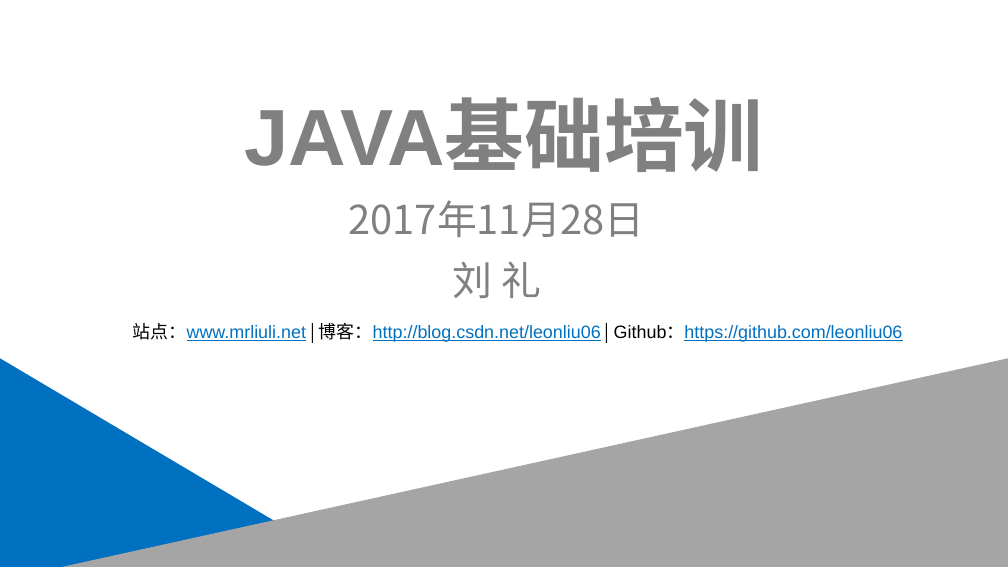
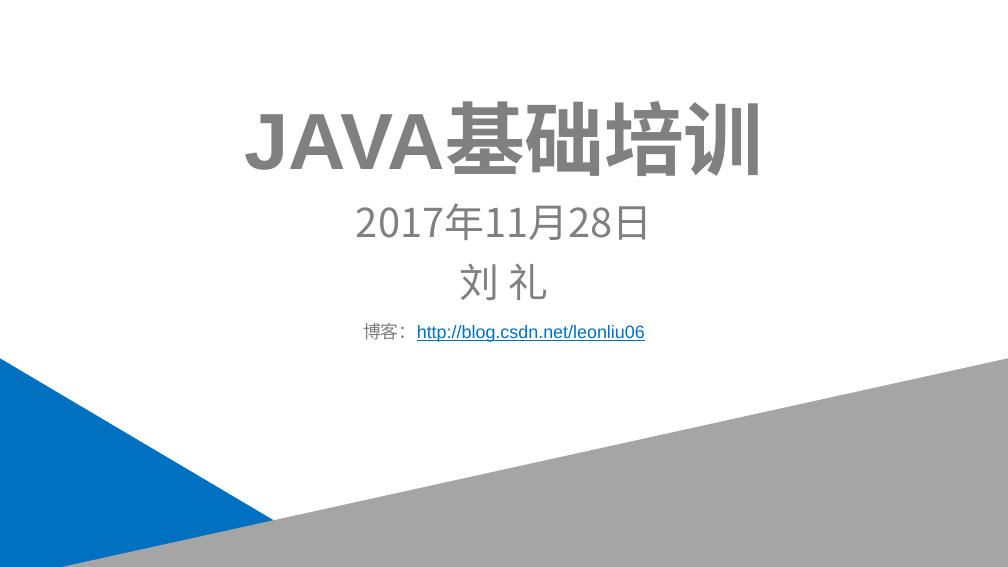
Before and after one commit to leonliu06/JavaTrainning, a slide deck: slide 1 of Java基础培训.pptx. Drawn at 1008x567 pixels with LibreOffice and Linux fonts; fonts in the diff are those of the drawing. Boxes give left, top, right and bottom in pixels: in the first picture for what was removed or moved away, otherwise in the second. Text is boxed around its words. In the diff, an @@ line names an element or a change of style, - is before the commit and + after.

Commit message:
ppt

```diff
--- a/Java基础培训.pptx
+++ b/Java基础培训.pptx
@@ text "JAVA基础培训": place and size @@
-text "JAVA基础培训" at box(244, 101, 763, 172)
+text "JAVA基础培训" at box(244, 106, 763, 176)
@@ text "2017年11月28日": place and size @@
-text "2017年11月28日" at box(349, 200, 645, 237)
+text "2017年11月28日" at box(356, 203, 652, 240)
@@ text "刘 礼": place and size @@
-text "刘 礼" at box(452, 261, 541, 298)
+text "刘 礼" at box(460, 263, 548, 300)
@@ text at box(363, 323, 645, 342): text changed @@
-站点：www.mrliuli.net | 博客：http://blog.csdn.net/leonliu06 | Github：https://github.com/leonliu06
+博客：http://blog.csdn.net/leonliu06
```
Also in this commit, not shown: 10 other slides changed.
